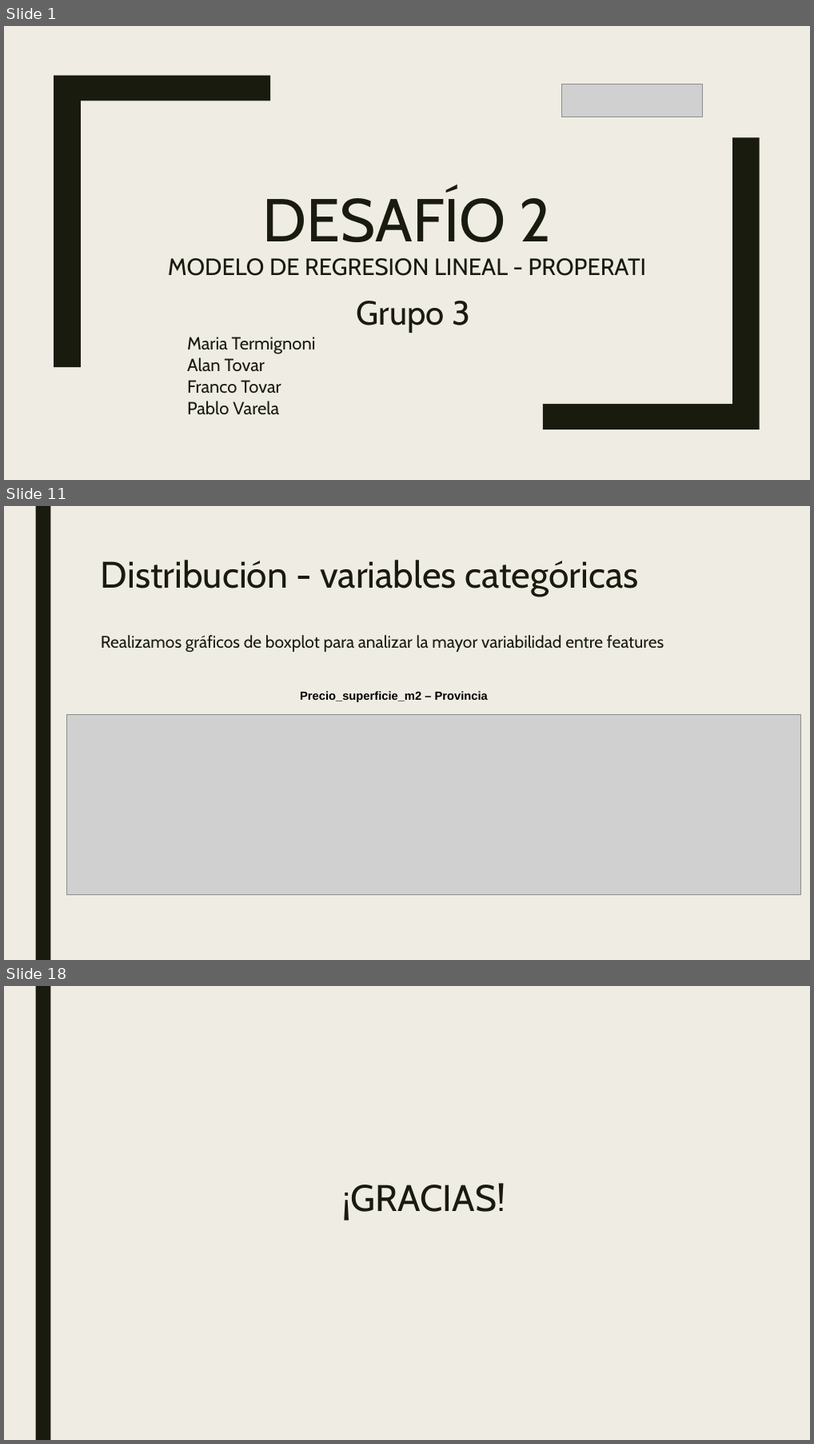
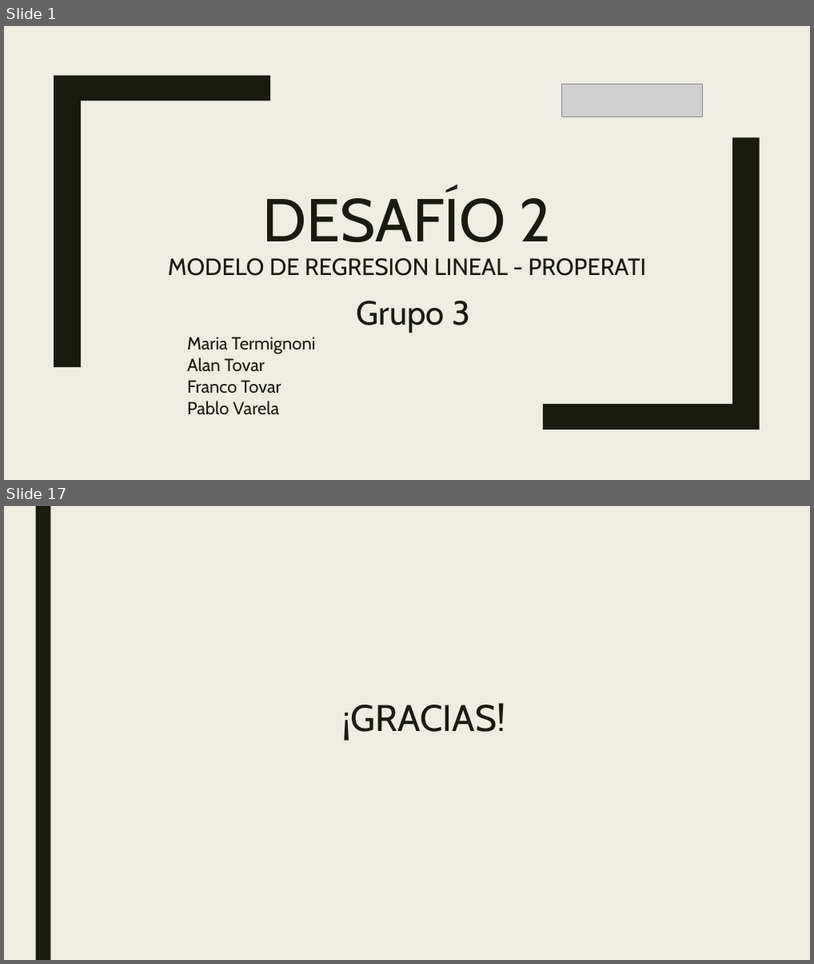
Before and after one commit to varelapablos/Desafio1-G3, a slide deck: Presentación - Desafio 2 - Regresión Lineal Properati.pptx. Shown one above the other, each under a label of ours: slides 1, 11 and 18 before the commit, slides 1 and 17 after it; the slides between them are not shown. The pictures are 814x1444 and 814x964 pixels, drawn with LibreOffice and Linux fonts; fonts in the diff are those of the drawing; grey boxes stand for pictures. Boxes give left, top, right and bottom in pixels: in the first picture for what was removed or moved away, otherwise in the second. Text is boxed around its words. In the diff, an @@ line names an element or a change of style, - is before the commit and + after.

```diff
--- a/Presentación - Desafio 2 - Regresión Lineal Properati.pptx
+++ b/Presentación - Desafio 2 - Regresión Lineal Properati.pptx
@@ slide 11 removed at (x1=4, y1=506, x2=810, y2=960), background #EFEDE3; not listed: 1 template element that a slide beside it also shows @@
@@ title removed at (x1=101, y1=560, x2=638, y2=596) @@
-Distribución - variables categóricas
@@ text removed at (x1=101, y1=635, x2=664, y2=652) @@
-Realizamos gráficos de boxplot para analizar la mayor variabilidad entre features
@@ text removed at (x1=300, y1=691, x2=488, y2=702) @@
-Precio_superficie_m2 – Provincia
@@ picture removed at (x1=66, y1=715, x2=802, y2=894) @@
@@ what was slide 18 is now slide 17 @@
```
Also in this commit, not shown: 12 slides changed, 3 slides added, 3 other slides removed, 1 other file.
